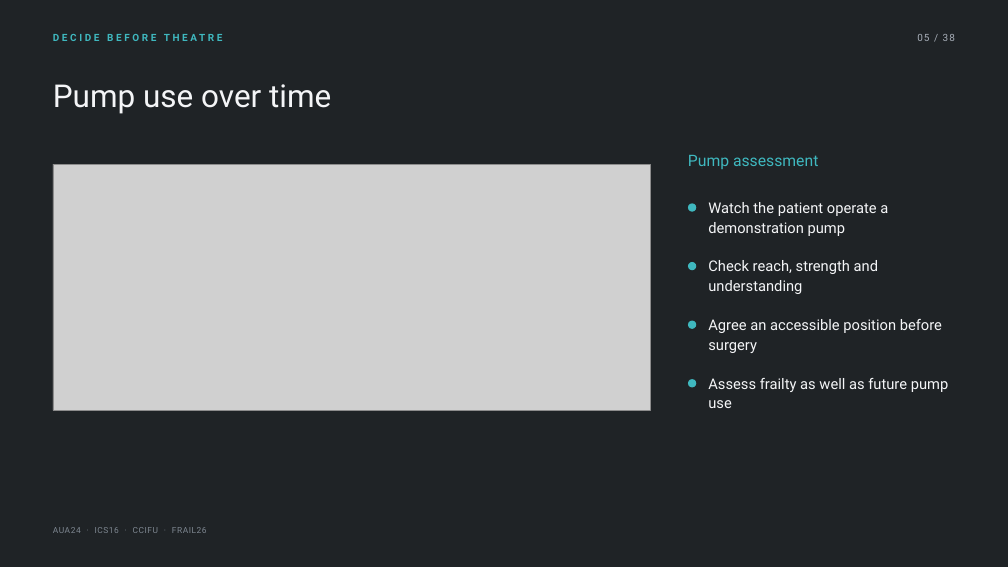
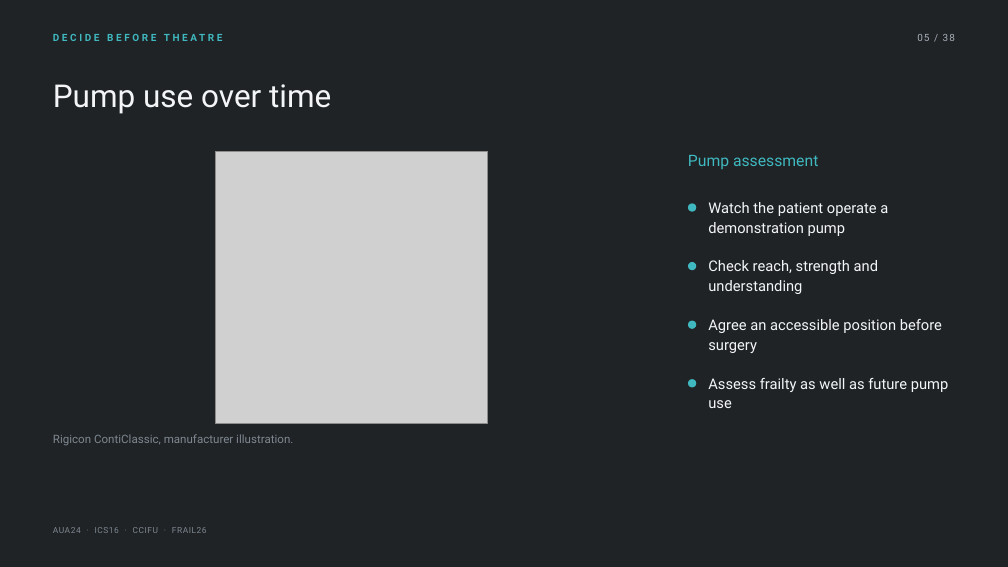
Before and after one commit to nityjr-ctrl/aus-presentation, a slide deck: slide 7 of presentation/AUS-teaching-deck.pptx. Drawn at 1008x567 pixels with LibreOffice and Linux fonts; fonts in the diff are those of the drawing; grey boxes stand for pictures. Boxes give left, top, right and bottom in pixels: in the first picture for what was removed or moved away, otherwise in the second. Text is boxed around its words. In the diff, an @@ line names an element or a change of style, - is before the commit and + after.

```diff
--- a/presentation/AUS-teaching-deck.pptx
+++ b/presentation/AUS-teaching-deck.pptx
@@ picture removed at [53,164,650,411] @@
@@ picture added at [216,151,488,423] @@
@@ text added at [53,434,293,445], 11 pt, text #7E8791 @@
+Rigicon ContiClassic, manufacturer illustration.
```
Also in this commit, not shown: 2 other slides changed, 9 other files.
